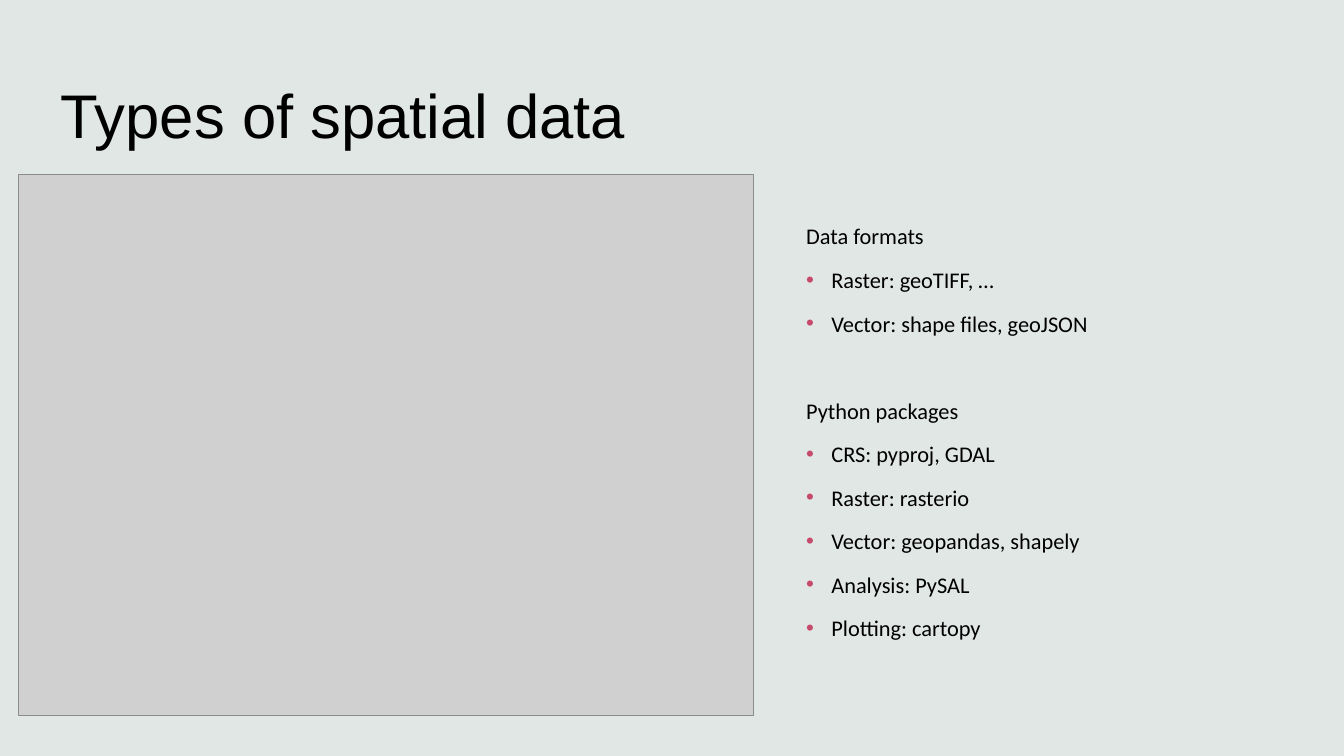
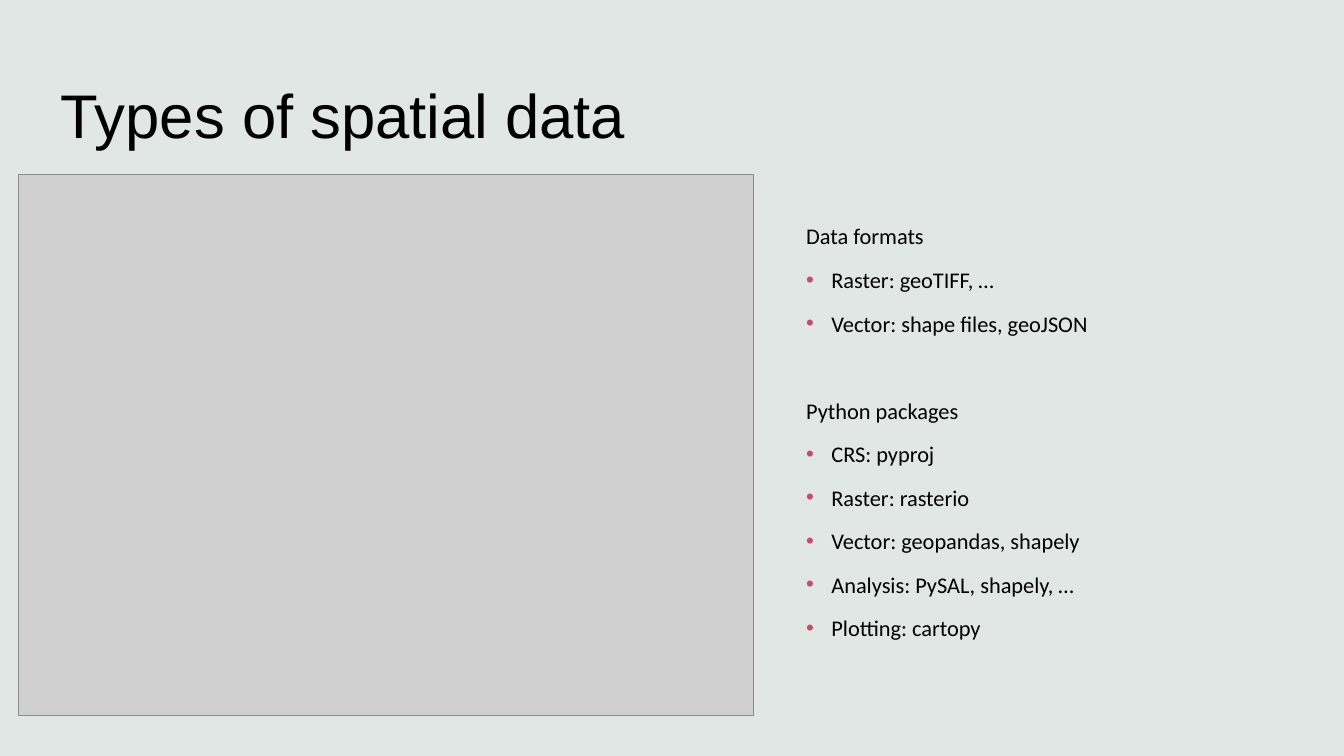
Before and after one commit to DHI/python-study-group, a slide deck: slide 2 of rasterio/rasterio.pptx. Drawn at 1344x756 pixels with LibreOffice and Linux fonts; fonts in the diff are those of the drawing; grey boxes stand for pictures; background and template pictures are left out. Boxes give left, top, right and bottom in pixels: in the first picture for what was removed or moved away, otherwise in the second. Text is boxed around its words. In the diff, an @@ line names an element or a change of style, - is before the commit and + after.

```diff
--- a/rasterio/rasterio.pptx
+++ b/rasterio/rasterio.pptx
@@ text at (831,446,934,466): text changed @@
-• CRS: pyproj, GDAL
+• CRS: pyproj
@@ text at (831,577,1053,597): text changed @@
-• Analysis: PySAL
+• Analysis: PySAL, shapely, …
```
